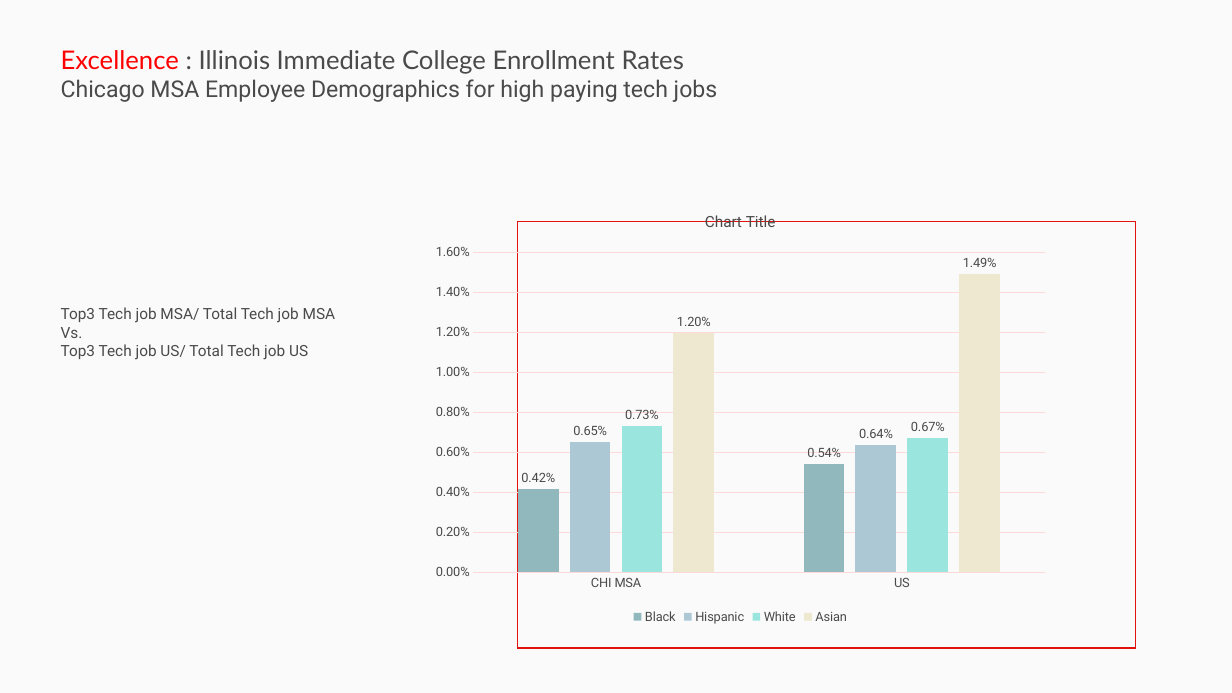
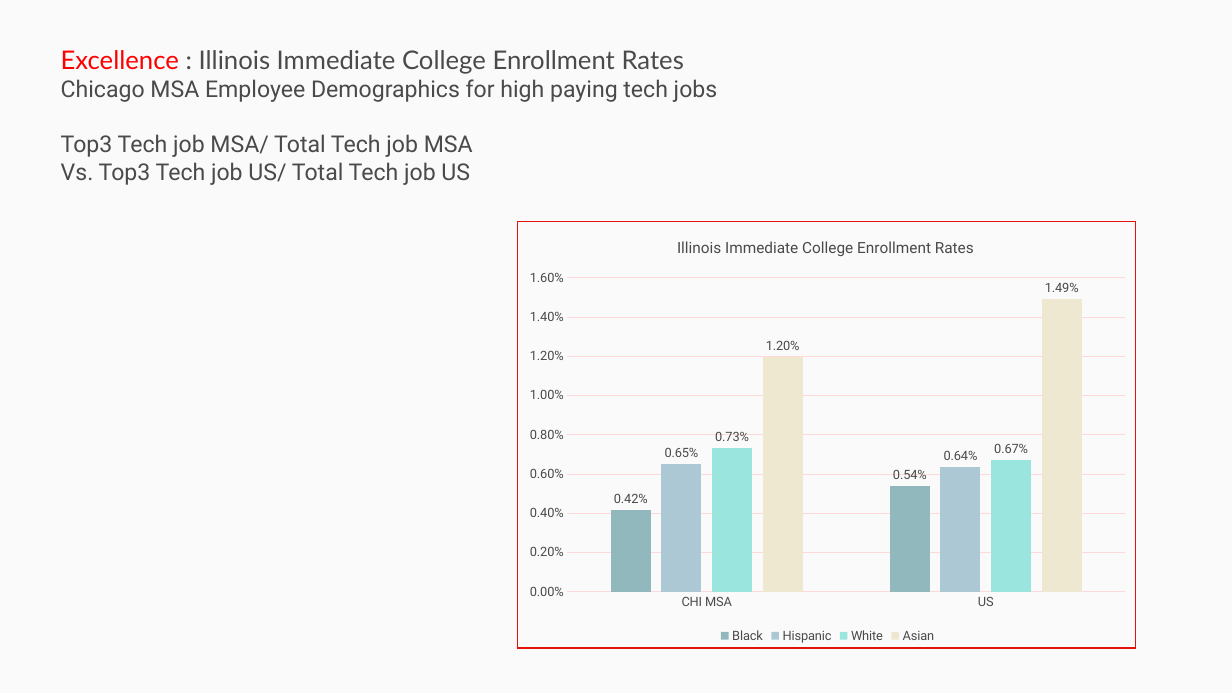
Before and after one commit to p33chicago/P33-DEI-dashboard-project, a slide deck: slide 31 of docs/Deep diving plots.pptx (slide 32 before the commit). Drawn at 1232x693 pixels with LibreOffice and Linux fonts; fonts in the diff are those of the drawing. Boxes give left, top, right and bottom in pixels: in the first picture for what was removed or moved away, otherwise in the second. Text is boxed around its words. In the diff, an @@ line names an element or a change of style, - is before the commit and + after.

```diff
--- a/docs/Deep diving plots.pptx
+++ b/docs/Deep diving plots.pptx
@@ text at [61,134,473,185]: paragraphs added @@
+Top3 Tech job MSA/ Total Tech job MSA
+Vs. Top3 Tech job US/ Total Tech job US
@@ column chart at [518,222,1138,647] @@
@@ title "Illinois Immediate College Enrollment Rates  " added @@
@@ column chart: place and size @@
-column chart at [423,195,1057,628]
+column chart at [518,222,1138,647]
@@ text removed at [61,307,336,360] @@
-Top3 Tech job MSA/ Total Tech job MSA
-Vs.
-Top3 Tech job US/ Total Tech job US
```
Also in this commit, not shown: 16 other slides changed, 1 slide removed, 1 other file.
